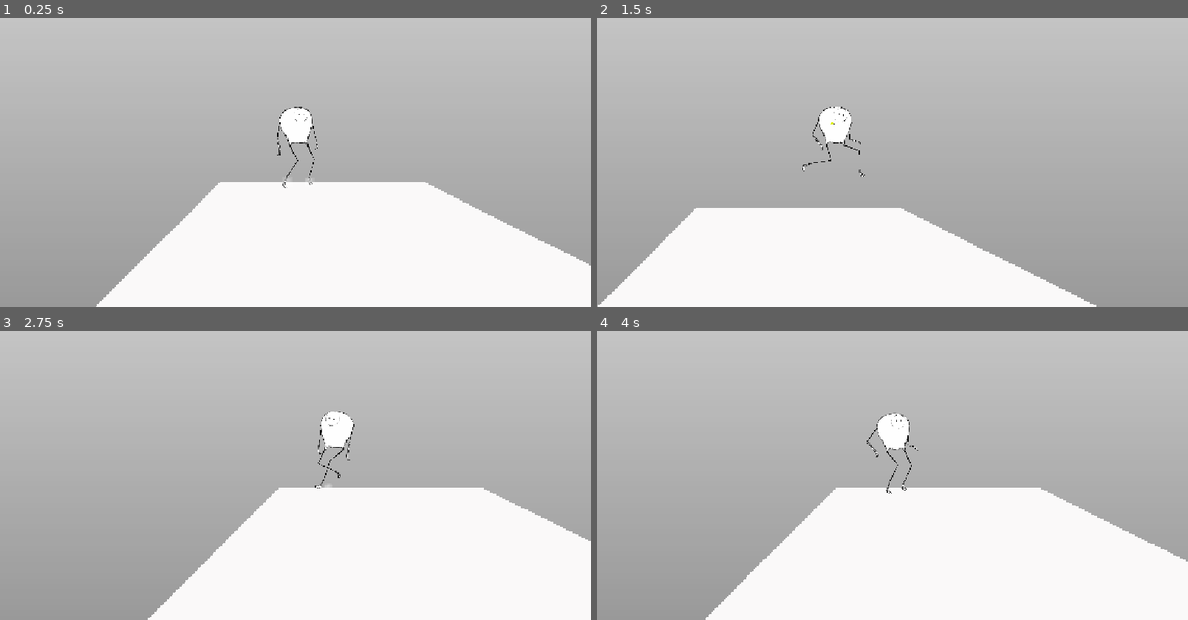
Above: before the commit, frames 1-4 (two rows, left to right).
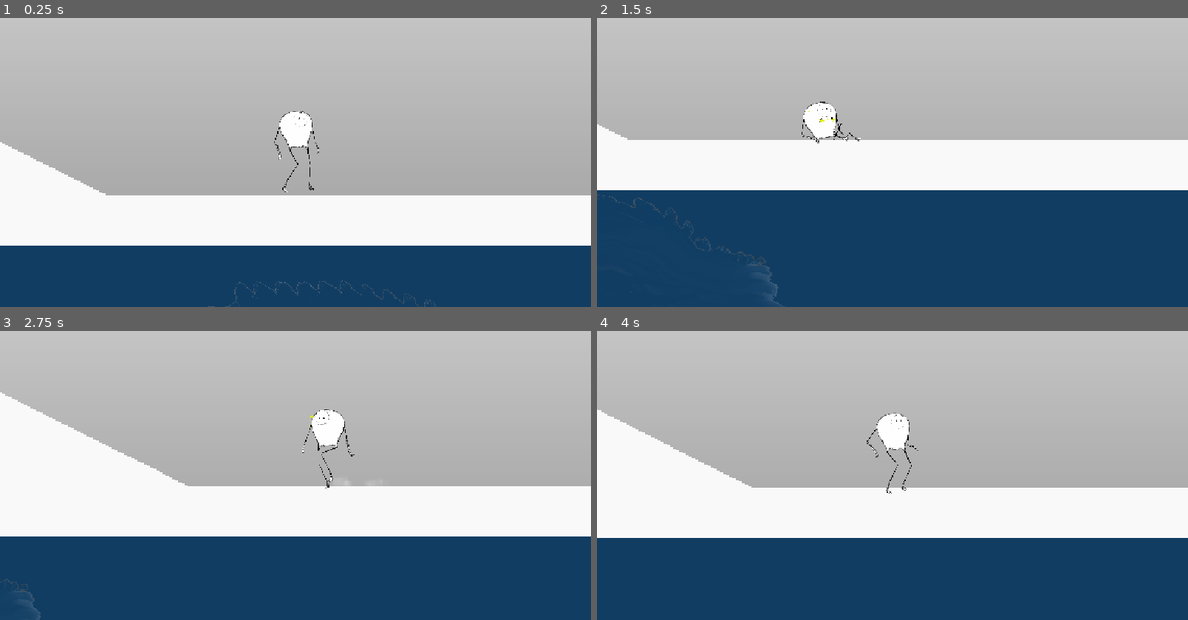
Above: after the commit, the same moments.

Repository: markguinn/wheel-of-worlds
Game: Godot game, scene res://stages/test/fish_arena.tscn
The game is run twice, just before and just after one commit, with the same random seed, the same clock (stepped at 60 frames per second) and the same inputs. This scene is started directly instead of the project's main scene.
Inputs (mouse positions are in pixels of both pictures, inside the frame that each line leads up to):
- Up to frame 1 (0.25 s): no input
- Up to frame 2 (1.5 s): tap Enter (interact) at 0.5 s; move the mouse to (1022, 124) at 0.52 s; hold Right (right) 0.53-1.25 s; hold Enter (interact) 0.53-1.25 s; click (1022, 124) at 0.67 s; tap Space (jump) at 0.77 s; drag from (774, 156) to (862, 205) at 1.27 s
- Up to frame 3 (2.75 s): move the mouse to (354, 380) at 2.02 s; hold Left (left) from 2.03 s (still down); tap 0 at 2.1 s
- Up to frame 4 (4 s): release Left (left) at 2.75 s; drag from (862, 518) to (715, 403) at 2.77 s; move the mouse to (1069, 504) at 3.52 s; hold Right (right) from 3.53 s (still down); tap 8 at 3.6 s; tap Space (jump) at 3.77 s

The runs differ from the first frame. In frame 1, 33% of the frame differs, in the area x 0-100%, y 30-100%; in frame 2, 59%, in the area x 0-100%, y 28-100%; in frame 3, 44%; in frame 4, 41%.

Commit message:
Bendy fish, semi working checkpoint

Diff:
--- a/actors/fish_monster/fish_attacking.gd
+++ b/actors/fish_monster/fish_attacking.gd
@@ -12,6 +12,7 @@
 		Log.error(self, "this state needs a FishMonster target to work")
 	fish = target
 	fish.gravity_scale = 1.0
+	#fish.tail_body.gravity_scale = 0.5
 	entered_at = GameManager.now_ms()
 	fish.jumping.connect(_on_jump)
 
--- a/actors/fish_monster/fish_monster.gd
+++ b/actors/fish_monster/fish_monster.gd
@@ -2,6 +2,7 @@
 extends MoveableRigidBody2D
 
 const JUMP_X_FACTOR = 0.8 # moderates the horizontal linear velocity when jumping from the bottom
+const BUFFER_LEN = 90
 
 signal jumping
 
@@ -13,9 +14,24 @@
 @export var jump_x_max := 1000.0
 
 var territory_rect: Rect2
+var bone_pos_ring_buffer: Array[Vector2] = []
+var ring_buffer_idx := 0
+var bone_idx_idx: Array[int] = []
 
 @onready var hit_box: Area2D = $Sprite2D/HitBox
-@onready var sprite: Sprite2D = $Sprite2D
+@onready var sprite: Node2D = $Sprite2D
+@onready var main_shape: CollisionShape2D = $CollisionShape2D
+@onready var polygon_l: Polygon2D = $Sprite2D/PolygonL
+@onready var polygon_r: Polygon2D = $Sprite2D/PolygonR
+#@onready var tail_body: MoveableRigidBody2D = $TailBody
+#@onready var tail_joint: PinJoint2D = $PinJoint2D
+@onready var tail_target: Marker2D = $TailTarget
+@onready var bones: Array[Bone2D] = [
+	$Sprite2D/Skeleton2D/Bone2D,
+	$Sprite2D/Skeleton2D/Bone2D/Bone2D,
+	$Sprite2D/Skeleton2D/Bone2D/Bone2D/Bone2D,
+	$Sprite2D/Skeleton2D/Bone2D/Bone2D/Bone2D/Bone2D,
+]
 
 
 func _ready() -> void:
@@ -29,6 +45,35 @@
 	if not territory_rect:
 		Log.warn(self, self.get_path(), "no territory rect found. This node should be the child of an Area2d")
 	hit_box.body_entered.connect(_on_body_entered)
+
+	#polygon_r.modulate = Color.GREEN
+	#polygon_r.texture_scale = Vector2(-1, 1)
+	#polygon_r.texture_offset = Vector2(-900, 0)
+	for p in polygon_r.polygon:
+		#p.x = 900.0 - p.x
+		p.y = 700.0 - p.y
+	for p in polygon_r.uv:
+		#p.x = 900.0 - p.x
+		p.y = 700.0 - p.y
+
+	for i in range(BUFFER_LEN):
+		bone_pos_ring_buffer.append(Vector2.INF)
+	var total_len := 0.0
+	for i in range(bones.size()):
+		total_len += bones[i].get_length()
+	for i in range(bones.size()):
+		bone_idx_idx.append(floori(bones[i].get_length() * float(BUFFER_LEN) / total_len))
+		if i > 0:
+			bone_idx_idx[i] += bone_idx_idx[i - 1]
+	Log.debug(self, "bii", bone_idx_idx)
+	#_deferred_setup.call_deferred()
+	#$Sprite2D/Skeleton2D.
+
+#func _deferred_setup():
+	#$TailBody/RemoteTransform2D.remote_path = tail_target.get_path()
+	#tail_body.reparent(get_parent())
+	#tail_joint.node_a = get_path()
+	#tail_joint.node_b = tail_body.get_path()
 
 
 func _on_body_entered(body: Node) -> void:
@@ -49,13 +94,16 @@
 		apply_impulse(-linear_velocity * 1.5)
 
 
-func _integrate_forces(_state: PhysicsDirectBodyState2D) -> void:
+func _integrate_forces(state: PhysicsDirectBodyState2D) -> void:
+	super._integrate_forces(state)
 	if global_position.y > territory_rect.position.y + territory_rect.size.y:
 		global_position.y = territory_rect.position.y + territory_rect.size.y
 		linear_velocity.y = -randf_range(jump_y_min, jump_y_max)
 		var px := GameManager.get_player().global_position.x
 		linear_velocity.x = (px - global_position.x) * JUMP_X_FACTOR
 		linear_velocity.x = signf(linear_velocity.x) * clampf(absf(linear_velocity.x), jump_x_min, jump_x_max)
+		#tail_body.set_next_global_position(global_position)
+		#tail_body.set_next_linear_velocity(Vector2.ZERO)
 		jumping.emit.call_deferred()
 		Log.debug(self, "jump:", linear_velocity, "from:", global_position, "player:", GameManager.get_player().global_position.x)
 	if global_position.x > territory_rect.position.x + territory_rect.size.x:
@@ -66,9 +114,39 @@
 		global_position.x = territory_rect.position.x
 		linear_velocity.x = randf_range(jump_x_min, jump_x_max)
 		Log.debug(self, "left:", linear_velocity, "from:", global_position)
+	rotation = 0 # linear_velocity.angle()
+	#bones[0].rotation = move_toward(bones[0].rotation, linear_velocity.angle(), 0.1)
+
+func _physics_process(_delta: float) -> void:
 	if linear_velocity.x > 0:
-		rotation = move_toward(rotation, linear_velocity.angle(), 0.1)
-		sprite.scale.x = -absf(sprite.scale.x)
+	#if bones[0].global_position.x > tail_target.global_position.x:
+		##rotation = move_toward(rotation, linear_velocity.angle(), 0.1)
+		#bones[0].rotation = move_toward(bones[0].rotation, linear_velocity.angle(), 0.1)
+		polygon_r.show()
+		polygon_l.hide()
+		#sprite.scale.x = -absf(sprite.scale.x)
+		#pass
 	else:
-		rotation = move_toward(rotation, PI + linear_velocity.angle(), 0.1)
-		sprite.scale.x = absf(sprite.scale.x)
+		##rotation = move_toward(rotation, PI + linear_velocity.angle(), 0.1)
+		#bones[0].rotation = move_toward(bones[0].rotation, PI + linear_velocity.angle(), 0.1)
+		polygon_r.hide()
+		polygon_l.show()
+		#sprite.scale.x = absf(sprite.scale.x)
+		#pass
+
+	#main_shape.rotation = bones[0].global_position.angle_to_point(tail_target.global_position)
+
+	var next_idx = (ring_buffer_idx + 1) % BUFFER_LEN
+	bone_pos_ring_buffer[ring_buffer_idx] = bones[0].global_position
+	if bone_pos_ring_buffer[next_idx] != Vector2.INF:
+		tail_target.global_position = bone_pos_ring_buffer[next_idx]
+	for i in range(bones.size()):
+		var i2 := (ring_buffer_idx + BUFFER_LEN - bone_idx_idx[i]) % BUFFER_LEN
+		var v := bone_pos_ring_buffer[i2]
+		if v != Vector2.INF:
+			if i < bones.size() - 1:
+				bones[i + 1].global_position = v
+			bones[i].global_rotation = bones[i].global_position.angle_to_point(v)
+	ring_buffer_idx = next_idx
+	#if not GameManager.rate_limit(500, "dasffdsf"):
+		#Log.debug(self, ring_buffer_idx, bones[0].global_position, tail_target.global_position, global_rotation, sprite.global_rotation)
--- a/actors/fish_monster/fish_monster.tscn
+++ b/actors/fish_monster/fish_monster.tscn
@@ -3,16 +3,43 @@
 [ext_resource type="Script" uid="uid://c5n8o372gfmft" path="res://actors/fish_monster/fish_monster.gd" id="1_7b7uw"]
 [ext_resource type="Texture2D" uid="uid://ddh3of4qnwhyn" path="res://actors/fish_monster/art/blue-monster-test.png" id="1_8t8ag"]
 [ext_resource type="Script" uid="uid://vmdvty45rk5y" path="res://common/state_machine/state_machine.gd" id="3_htvvn"]
+[ext_resource type="Texture2D" uid="uid://c08vcn3ytcg2n" path="res://actors/fish_monster/art/blue-monster-test copy 2.png" id="3_ymvi3"]
 [ext_resource type="Script" uid="uid://dxam5420ufq2c" path="res://actors/fish_monster/fish_patrolling.gd" id="4_ymvi3"]
 [ext_resource type="Script" uid="uid://chlioeglswitp" path="res://actors/fish_monster/fish_attacking.gd" id="5_tienk"]
+[ext_resource type="Script" uid="uid://d1d8irkuomsw0" path="res://common/moveable_rigid_body.gd" id="7_7s80s"]
 
 [sub_resource type="CapsuleShape2D" id="CapsuleShape2D_7b7uw"]
 radius = 83.0
 height = 190.0
 
+[sub_resource type="SkeletonModification2DFABRIK" id="SkeletonModification2DFABRIK_tienk"]
+target_nodepath = NodePath("../../TailTarget")
+fabrik_data_chain_length = 4
+joint_data/0/bone_index = 0
+joint_data/0/bone2d_node = NodePath("Bone2D")
+joint_data/1/bone_index = 1
+joint_data/1/bone2d_node = NodePath("Bone2D/Bone2D")
+joint_data/1/magnet_position = Vector2(0, 0)
+joint_data/2/bone_index = 2
+joint_data/2/bone2d_node = NodePath("Bone2D/Bone2D/Bone2D")
+joint_data/2/magnet_position = Vector2(0, 0)
+joint_data/3/bone_index = 3
+joint_data/3/bone2d_node = NodePath("Bone2D/Bone2D/Bone2D/Bone2D")
+joint_data/3/magnet_position = Vector2(0, 0)
+joint_data/3/use_target_rotation = false
+
+[sub_resource type="SkeletonModificationStack2D" id="SkeletonModificationStack2D_tienk"]
+modification_count = 1
+modifications/0 = SubResource("SkeletonModification2DFABRIK_tienk")
+
+[sub_resource type="CircleShape2D" id="CircleShape2D_ymvi3"]
+radius = 67.6
+
+[sub_resource type="CircleShape2D" id="CircleShape2D_7s80s"]
+
 [sub_resource type="CapsuleShape2D" id="CapsuleShape2D_8t8ag"]
-radius = 90.0
-height = 470.0
+radius = 84.73
+height = 240.0
 
 [node name="FishMonster" type="RigidBody2D" unique_id=1857891672]
 z_index = 100
@@ -20,25 +47,105 @@
 collision_mask = 0
 contact_monitor = true
 max_contacts_reported = 1
-angular_damp = 100.0
 script = ExtResource("1_7b7uw")
 
-[node name="Sprite2D" type="Sprite2D" parent="." unique_id=240524648]
-position = Vector2(51, 53)
+[node name="Sprite2D" type="Node2D" parent="." unique_id=306526739]
+position = Vector2(186, 62)
 scale = Vector2(0.8, 0.8)
+
+[node name="PolygonL" type="Polygon2D" parent="Sprite2D" unique_id=1737773539]
+offset = Vector2(-450, -450)
+antialiased = true
 texture = ExtResource("1_8t8ag")
+skeleton = NodePath("../Skeleton2D")
+polygon = PackedVector2Array(837.3738, 521.81995, 816.61426, 378.32452, 757.2672, 314.96954, 720.3059, 280.86124, 657.6632, 259.73755, 604.85394, 242.98427, 553.5015, 232.78662, 501.363, 222.48608, 451.1032, 215.56624, 395.01614, 213.01683, 297.77432, 213.74524, 200.53249, 217.75146, 186.07945, 270.53027, 83.374596, 280.7279, 54.60267, 338.636, 89.55232, 430.46182, 142.72577, 498.56754, 211.46362, 504.70142, 261.72345, 526.18933, 364.79248, 523.6399, 462.76273, 526.18933, 566.9244, 528.3745, 663.3684, 527.6615, 765.34485, 527.6615, 299.30396, 287.178, 420.344, 303.49802, 523.704, 308.93802, 625.704, 326.618, 693.704, 361.97803, 758.984, 412.298, 637.944, 465.338, 424.42395, 449.018, 250.344, 438.13803)
+uv = PackedVector2Array(837.3738, 521.81995, 816.61426, 378.32452, 757.2672, 314.96954, 720.3059, 280.86124, 657.6632, 259.73755, 604.85394, 242.98427, 553.5015, 232.78662, 501.363, 222.48608, 451.1032, 215.56624, 395.01614, 213.01683, 297.77432, 213.74524, 200.53249, 217.75146, 186.07945, 270.53027, 83.374596, 280.7279, 54.60267, 338.636, 89.55232, 430.46182, 142.72577, 498.56754, 211.46362, 504.70142, 261.72345, 526.18933, 364.79248, 523.6399, 462.76273, 526.18933, 566.9244, 528.3745, 663.3684, 527.6615, 765.34485, 527.6615, 299.30396, 287.178, 420.344, 303.49802, 523.704, 308.93802, 625.704, 326.618, 693.704, 361.97803, 758.984, 412.298, 637.944, 465.338, 424.42395, 449.018, 250.344, 438.13803)
+polygons = [PackedInt32Array(24, 10, 11, 12, 13, 14, 15, 16, 17, 32), PackedInt32Array(32, 18, 17), PackedInt32Array(24, 9, 10), PackedInt32Array(18, 32, 24, 9, 25, 31, 19), PackedInt32Array(8, 25, 9), PackedInt32Array(7, 26, 6), PackedInt32Array(5, 27, 4), PackedInt32Array(8, 7, 26, 31, 25), PackedInt32Array(19, 20, 31), PackedInt32Array(26, 21, 20, 31), PackedInt32Array(6, 5, 27, 30, 21, 26), PackedInt32Array(30, 22, 21), PackedInt32Array(4, 3, 28, 30, 27), PackedInt32Array(3, 2, 28), PackedInt32Array(22, 29, 2, 28, 30), PackedInt32Array(22, 23, 29), PackedInt32Array(29, 1, 2), PackedInt32Array(1, 0, 23, 29)]
+bones = ["Bone2D", PackedFloat32Array(0, 0, 0, 0, 0, 0, 0, 0, 0, 0, 0.5, 1, 1, 1, 1, 1, 1, 1, 0.5, 0, 0, 0, 0, 0, 0.5, 0, 0, 0, 0, 0, 0, 0, 0.5), "Bone2D/Bone2D", PackedFloat32Array(0, 0, 0, 0, 0, 0, 0.5, 1, 1, 1, 0.5, 0, 0, 0, 0, 0, 0, 0, 0.5, 1, 1, 0, 0, 0, 0.5, 1, 0.5, 0, 0, 0, 0, 1, 0.5), "Bone2D/Bone2D/Bone2D", PackedFloat32Array(0, 0, 0.5, 1, 1, 1, 0.5, 0, 0, 0, 0, 0, 0, 0, 0, 0, 0, 0, 0, 0, 0.5, 1, 1, 0, 0, 0, 0.5, 1, 1, 0.5, 1, 0, 0), "Bone2D/Bone2D/Bone2D/Bone2D", PackedFloat32Array(1, 1, 0.5, 0, 0, 0, 0, 0, 0, 0, 0, 0, 0, 0, 0, 0, 0, 0, 0, 0, 0, 0, 0.5, 1, 0, 0, 0, 0, 0, 1, 0, 0, 0)]
+internal_vertex_count = 9
+
+[node name="PolygonR" type="Polygon2D" parent="Sprite2D" unique_id=2034574222]
+visible = false
+offset = Vector2(-450, -450)
+antialiased = true
+texture = ExtResource("3_ymvi3")
+texture_offset = Vector2(0, 173)
+skeleton = NodePath("../Skeleton2D")
+polygon = PackedVector2Array(837.3738, 521.81995, 816.61426, 378.32452, 757.2672, 314.96954, 720.3059, 280.86124, 657.6632, 259.73755, 604.85394, 242.98427, 553.5015, 232.78662, 501.363, 222.48608, 451.1032, 215.56624, 395.01614, 213.01683, 297.77432, 213.74524, 200.53249, 217.75146, 186.07945, 270.53027, 83.374596, 280.7279, 54.60267, 338.636, 89.55232, 430.46182, 142.72577, 498.56754, 211.46362, 504.70142, 261.72345, 526.18933, 364.79248, 523.6399, 462.76273, 526.18933, 566.9244, 528.3745, 663.3684, 527.6615, 765.34485, 527.6615, 299.30396, 287.178, 420.344, 303.49802, 523.704, 308.93802, 625.704, 326.618, 693.704, 361.97803, 758.984, 412.298, 637.944, 465.338, 424.42395, 449.018, 250.344, 438.13803)
+uv = PackedVector2Array(837.3738, 521.81995, 816.61426, 378.32452, 757.2672, 314.96954, 720.3059, 280.86124, 657.6632, 259.73755, 604.85394, 242.98427, 553.5015, 232.78662, 501.363, 222.48608, 451.1032, 215.56624, 395.01614, 213.01683, 297.77432, 213.74524, 200.53249, 217.75146, 186.07945, 270.53027, 83.374596, 280.7279, 54.60267, 338.636, 89.55232, 430.46182, 142.72577, 498.56754, 211.46362, 504.70142, 261.72345, 526.18933, 364.79248, 523.6399, 462.76273, 526.18933, 566.9244, 528.3745, 663.3684, 527.6615, 765.34485, 527.6615, 299.30396, 287.178, 420.344, 303.49802, 523.704, 308.93802, 625.704, 326.618, 693.704, 361.97803, 758.984, 412.298, 637.944, 465.338, 424.42395, 449.018, 250.344, 438.13803)
+polygons = [PackedInt32Array(24, 10, 11, 12, 13, 14, 15, 16, 17, 32), PackedInt32Array(32, 18, 17), PackedInt32Array(24, 9, 10), PackedInt32Array(18, 32, 24, 9, 25, 31, 19), PackedInt32Array(8, 25, 9), PackedInt32Array(7, 26, 6), PackedInt32Array(5, 27, 4), PackedInt32Array(8, 7, 26, 31, 25), PackedInt32Array(19, 20, 31), PackedInt32Array(26, 21, 20, 31), PackedInt32Array(6, 5, 27, 30, 21, 26), PackedInt32Array(30, 22, 21), PackedInt32Array(4, 3, 28, 30, 27), PackedInt32Array(3, 2, 28), PackedInt32Array(22, 29, 2, 28, 30), PackedInt32Array(22, 23, 29), PackedInt32Array(29, 1, 2), PackedInt32Array(1, 0, 23, 29)]
+bones = ["Bone2D", PackedFloat32Array(0, 0, 0, 0, 0, 0, 0, 0, 0, 0, 0.5, 1, 1, 1, 1, 1, 1, 1, 0.5, 0, 0, 0, 0, 0, 0.5, 0, 0, 0, 0, 0, 0, 0, 0.5), "Bone2D/Bone2D", PackedFloat32Array(0, 0, 0, 0, 0, 0, 0.5, 1, 1, 1, 0.5, 0, 0, 0, 0, 0, 0, 0, 0.5, 1, 1, 0, 0, 0, 0.5, 1, 0.5, 0, 0, 0, 0, 1, 0.5), "Bone2D/Bone2D/Bone2D", PackedFloat32Array(0, 0, 0.5, 1, 1, 1, 0.5, 0, 0, 0, 0, 0, 0, 0, 0, 0, 0, 0, 0, 0, 0.5, 1, 1, 0, 0, 0, 0.5, 1, 1, 0.5, 1, 0, 0), "Bone2D/Bone2D/Bone2D/Bone2D", PackedFloat32Array(1, 1, 0.5, 0, 0, 0, 0, 0, 0, 0, 0, 0, 0, 0, 0, 0, 0, 0, 0, 0, 0, 0, 0.5, 1, 0, 0, 0, 0, 0, 1, 0, 0, 0)]
+internal_vertex_count = 9
 
 [node name="HitBox" type="Area2D" parent="Sprite2D" unique_id=1226011668]
-position = Vector2(-63.749992, -66.24999)
+position = Vector2(-237, -79)
 scale = Vector2(1.2499999, 1.2499999)
 collision_layer = 8
 collision_mask = 54
 
 [node name="CollisionShape2D" type="CollisionShape2D" parent="Sprite2D/HitBox" unique_id=409700252]
-position = Vector2(-156, -8)
 rotation = 1.5707964
 shape = SubResource("CapsuleShape2D_7b7uw")
 debug_color = Color(0.95767456, 0.20083219, 0.13908029, 0.41960785)
+
+[node name="Skeleton2D" type="Skeleton2D" parent="Sprite2D" unique_id=2112981615]
+position = Vector2(-63.749992, -66.24999)
+scale = Vector2(1.25, 1.25)
+modification_stack = SubResource("SkeletonModificationStack2D_tienk")
+
+[node name="Bone2D" type="Bone2D" parent="Sprite2D/Skeleton2D" unique_id=564159811]
+position = Vector2(-137, -16)
+rest = Transform2D(1, 0, 0, 1, -137, -16)
+
+[node name="Bone2D" type="Bone2D" parent="Sprite2D/Skeleton2D/Bone2D" unique_id=790891990]
+position = Vector2(91, -19.000006)
+rest = Transform2D(1, 0, 0, 1, 91, -19.000006)
+
+[node name="Bone2D" type="Bone2D" parent="Sprite2D/Skeleton2D/Bone2D/Bone2D" unique_id=18012786]
+position = Vector2(154, 14.000002)
+scale = Vector2(0.99999994, 0.99999994)
+rest = Transform2D(0.99999994, 0, 0, 0.99999994, 154, 14.000002)
+
+[node name="Bone2D" type="Bone2D" parent="Sprite2D/Skeleton2D/Bone2D/Bone2D/Bone2D" unique_id=114724586]
+position = Vector2(161.00003, 63.000008)
+rest = Transform2D(1, 0, 0, 1, 161.00003, 63.000008)
+auto_calculate_length_and_angle = false
+length = 103.669
+bone_angle = 32.69199
+
+[node name="TailBody" type="RigidBody2D" parent="Sprite2D/Skeleton2D/Bone2D" unique_id=825448641]
+position = Vector2(521.70123, -109.173355)
+rotation = -0.20816398
+scale = Vector2(1.0000002, 1.0000002)
+collision_layer = 0
+collision_mask = 0
+mass = 0.001
+gravity_scale = 0.5
+script = ExtResource("7_7s80s")
+metadata/_custom_type_script = "uid://d1d8irkuomsw0"
+
+[node name="CollisionShape2D" type="CollisionShape2D" parent="Sprite2D/Skeleton2D/Bone2D/TailBody" unique_id=2041588340]
+shape = SubResource("CircleShape2D_ymvi3")
+
+[node name="HeadBody" type="StaticBody2D" parent="Sprite2D/Skeleton2D/Bone2D" unique_id=1701789835]
+collision_layer = 0
+collision_mask = 0
+
+[node name="CollisionShape2D" type="CollisionShape2D" parent="Sprite2D/Skeleton2D/Bone2D/HeadBody" unique_id=28362229]
+shape = SubResource("CircleShape2D_7s80s")
+
+[node name="DampedSpringJoint2D" type="DampedSpringJoint2D" parent="Sprite2D/Skeleton2D/Bone2D/HeadBody" unique_id=1102585557]
+position = Vector2(0, 3.8146973e-06)
+rotation = -1.5707964
+scale = Vector2(0.9998887, 1.0001113)
+skew = 4.684925e-05
+node_a = NodePath("..")
+node_b = NodePath("../../TailBody")
+length = 236.0
+rest_length = 207.0
+
+[node name="TailTarget" type="Marker2D" parent="." unique_id=1390415846]
+position = Vector2(531, -6)
 
 [node name="CollisionShape2D" type="CollisionShape2D" parent="." unique_id=2050835415]
 rotation = 1.5707964
--- a/actors/fish_monster/fish_patrolling.gd
+++ b/actors/fish_monster/fish_patrolling.gd
@@ -17,13 +17,15 @@
 		Log.error(self, "this state needs a FishMonster target to work")
 	fish = target
 	fish.gravity_scale = 0
+	#if fish.tail_body:
+		#fish.tail_body.gravity_scale = 0
 	#_move_to_top.call_deferred()
 	entered_at = GameManager.now_ms()
 	_move.call_deferred()
 
 
 func _before_exit(_to_state: StateNode) -> void:
-	fish.sprite.offset.y = 0
+	fish.sprite.position.y = 0
 
 
 #func _move_to_top() -> void:
@@ -35,6 +37,8 @@
 
 
 func _move() -> void:
+	#if fish.tail_body:
+		#fish.tail_body.gravity_scale = 0
 	#var dir := 1.0 if fish.linear_velocity.x > 0 else -1.0
 	var dir := 1.0 if GameManager.get_player().global_position.x > fish.global_position.x else -1.0
 	var vy := (fish.territory_rect.position.y - fish.global_position.y) / (move_after_ms / 1000.0)
@@ -44,7 +48,7 @@
 func _process(_delta) -> void:
 	var now := GameManager.now_ms()
 	var d := target.global_position.distance_to(GameManager.get_player().global_position)
-	fish.sprite.offset.y = sin(now / 200.0) * vertical_range
+	fish.sprite.position.y = sin(now / 200.0) * vertical_range
 
 	if now > last_move + move_after_ms:
 		last_move = now
--- /dev/null
+++ b/actors/fish_monster/fish_test_mode.gd
@@ -0,0 +1,11 @@
+extends StateNode
+
+
+# Called when the node enters the scene tree for the first time.
+func _ready() -> void:
+	pass # Replace with function body.
+
+
+# Called every frame. 'delta' is the elapsed time since the previous frame.
+func _process(delta: float) -> void:
+	pass
--- a/log.gd
+++ b/log.gd
@@ -21,13 +21,14 @@
 # from during development. What's listed here will be the minimum level that gets through
 const levels = {
 	#"AudioManager": INFO,
-	#"FishMonster": INFO,
+	"FishMonster": DEBUG,
 	#"FishPatrollingState": INFO,
 	#"GameManager": INFO,
 	"Player": DEBUG,
+	"PlayerWalkState": DEBUG,
 	#"PlayerRagdollState": INFO,
 	#"Portal": INFO,
-	#"StateMachine": DEBUG,
+	"StateMachine": DEBUG,
 	#"StateManager": INFO,
 }
 
--- a/stages/test/fish_arena.tscn
+++ b/stages/test/fish_arena.tscn
@@ -47,10 +47,11 @@
 tile_set = ExtResource("3_kvsww")
 
 [node name="Camera2D" parent="." unique_id=552340171 instance=ExtResource("4_apgfq")]
-position = Vector2(1870, 204)
+position = Vector2(3627, 946)
 
 [node name="Player" parent="." unique_id=42652117 instance=ExtResource("5_arxws")]
-position = Vector2(1870, 204)
+position = Vector2(3627, 946)
+collision_layer = 0
 metadata/_edit_group_ = true
 
 [node name="RemoteTransform2D" type="RemoteTransform2D" parent="Player" unique_id=1198040456]
@@ -59,7 +60,7 @@
 update_scale = false
 
 [node name="Orb" parent="." unique_id=1391753086 instance=ExtResource("6_m1wxl")]
-position = Vector2(2538, 360)
+position = Vector2(2023, 219)
 
 [node name="Orb2" parent="." unique_id=1425831707 instance=ExtResource("6_m1wxl")]
 position = Vector2(-7402, 794)
@@ -71,13 +72,13 @@
 target_portal = "ww0"
 
 [node name="Plank" parent="." unique_id=691076463 instance=ExtResource("8_ry8he")]
-position = Vector2(4366, 962)
+position = Vector2(4986, 677)
 
 [node name="Plank2" parent="." unique_id=1965888217 instance=ExtResource("8_ry8he")]
-position = Vector2(2864, 790)
+position = Vector2(1692, 223)
 
 [node name="Plank3" parent="." unique_id=1581944235 instance=ExtResource("8_ry8he")]
-position = Vector2(3582, 976)
+position = Vector2(5110, 576)
 
 [node name="Portal2" parent="." unique_id=567549234 instance=ExtResource("7_re82a")]
 position = Vector2(-7501, 816)
@@ -86,10 +87,10 @@
 target_portal = "w1p2"
 
 [node name="Stone2" parent="." unique_id=586878421 instance=ExtResource("9_w1yl0")]
-position = Vector2(2996, 848)
+position = Vector2(1878, 252)
 
 [node name="Stone" parent="." unique_id=838538367 instance=ExtResource("10_1esos")]
-position = Vector2(3800, 1020)
+position = Vector2(4937, 820)
 
 [node name="KillZone" type="Area2D" parent="." unique_id=1067631529]
 position = Vector2(1777, 755)
--- /dev/null
+++ b/stages/test/fish_movement_test.tscn
@@ -0,0 +1,69 @@
+[gd_scene format=3 uid="uid://bdj8pam5dyb26"]
+
+[ext_resource type="PackedScene" uid="uid://n0yb8g02gr8b" path="res://actors/fish_monster/fish_monster.tscn" id="1_ov75k"]
+[ext_resource type="Script" uid="uid://kigbu67to7uk" path="res://stages/test/fish_movement_test_state.gd" id="2_8fmrw"]
+
+[sub_resource type="RectangleShape2D" id="RectangleShape2D_8fmrw"]
+size = Vector2(3011, 1745)
+
+[sub_resource type="Gradient" id="Gradient_8fmrw"]
+colors = PackedColorArray(0.60856986, 0.48314577, 0.415, 1, 0.62946534, 0.8187881, 0.9635344, 1)
+
+[sub_resource type="FastNoiseLite" id="FastNoiseLite_en0vi"]
+
+[sub_resource type="NoiseTexture2D" id="NoiseTexture2D_qxw10"]
+noise = SubResource("FastNoiseLite_en0vi")
+color_ramp = SubResource("Gradient_8fmrw")
+
+[node name="FishMovementTest" type="Node2D" unique_id=1619882050]
+
+[node name="FishMonster" parent="." unique_id=1857891672 node_paths=PackedStringArray("territory") instance=ExtResource("1_ov75k")]
+position = Vector2(1101, 599)
+territory = NodePath("../Area2D")
+
+[node name="Bone2D" parent="FishMonster/Sprite2D/Skeleton2D" parent_id_path=PackedInt32Array(1857891672, 2112981615) index="0" unique_id=564159811]
+position = Vector2(-136.99994, -16)
+rotation = 0.22840849
+scale = Vector2(0.9999994, 0.9999994)
+
+[node name="Bone2D" parent="FishMonster/Sprite2D/Skeleton2D/Bone2D" index="0" unique_id=790891990]
+position = Vector2(90.99982, -18.99997)
+rotation = -0.29649478
+
+[node name="Bone2D" parent="FishMonster/Sprite2D/Skeleton2D/Bone2D/Bone2D" index="0" unique_id=18012786]
+position = Vector2(154.00024, 14.000183)
+rotation = -0.2823248
+
+[node name="Bone2D" parent="FishMonster/Sprite2D/Skeleton2D/Bone2D/Bone2D/Bone2D" index="0" unique_id=114724586]
+position = Vector2(160.99988, 62.999695)
+rotation = -0.19759718
+scale = Vector2(0.9999998, 0.9999998)
+
+[node name="StateMachine" parent="FishMonster" index="3" unique_id=336115411 node_paths=PackedStringArray("initial_state")]
+initial_state = NodePath("ControlWithKeyboard")
+
+[node name="ControlWithKeyboard" type="Node" parent="FishMonster/StateMachine" index="2" unique_id=1389888252]
+script = ExtResource("2_8fmrw")
+metadata/_custom_type_script = "uid://dljix40x8qlm1"
+
+[node name="Camera2D" type="Camera2D" parent="FishMonster" unique_id=1123040775]
+position = Vector2(1, 0)
+zoom = Vector2(0.4, 0.4)
+
+[node name="Area2D" type="Area2D" parent="." unique_id=784051618]
+
+[node name="CollisionShape2D" type="CollisionShape2D" parent="Area2D" unique_id=1196668518]
+position = Vector2(1423, 787)
+shape = SubResource("RectangleShape2D_8fmrw")
+
+[node name="MockPlayer" type="Marker2D" parent="." unique_id=343078089 groups=["player"]]
+position = Vector2(1101, 599)
+
+[node name="ColorRect" type="TextureRect" parent="." unique_id=226032411]
+offset_left = -60.0
+offset_top = -76.0
+offset_right = 2934.0
+offset_bottom = 1662.0
+texture = SubResource("NoiseTexture2D_qxw10")
+
+[editable path="FishMonster"]
--- /dev/null
+++ b/stages/test/fish_movement_test_state.gd
@@ -0,0 +1,11 @@
+extends StateNode
+
+
+func _entered(_fs) -> void:
+	target.gravity_scale = 0
+
+
+func _input(event: InputEvent):
+	if event.is_action_pressed("left") or event.is_action_pressed("right") or event.is_action_pressed("up") or event.is_action_pressed("down"):
+		var v := Input.get_vector("left", "right", "up", "down")
+		target.set_next_linear_velocity(v * 500.0)
Binary file added: actors/fish_monster/art/blue-monster-test copy 2.png
Not shown, added: actors/fish_monster/art/blue-monster-test copy 2.png.import
Binary file added: actors/fish_monster/art/blue-monster-test copy.png
Not shown, added: actors/fish_monster/art/blue-monster-test copy.png.import
Not shown, added: actors/fish_monster/fish_test_mode.gd.uid
Not shown, added: stages/test/fish_movement_test_state.gd.uid
